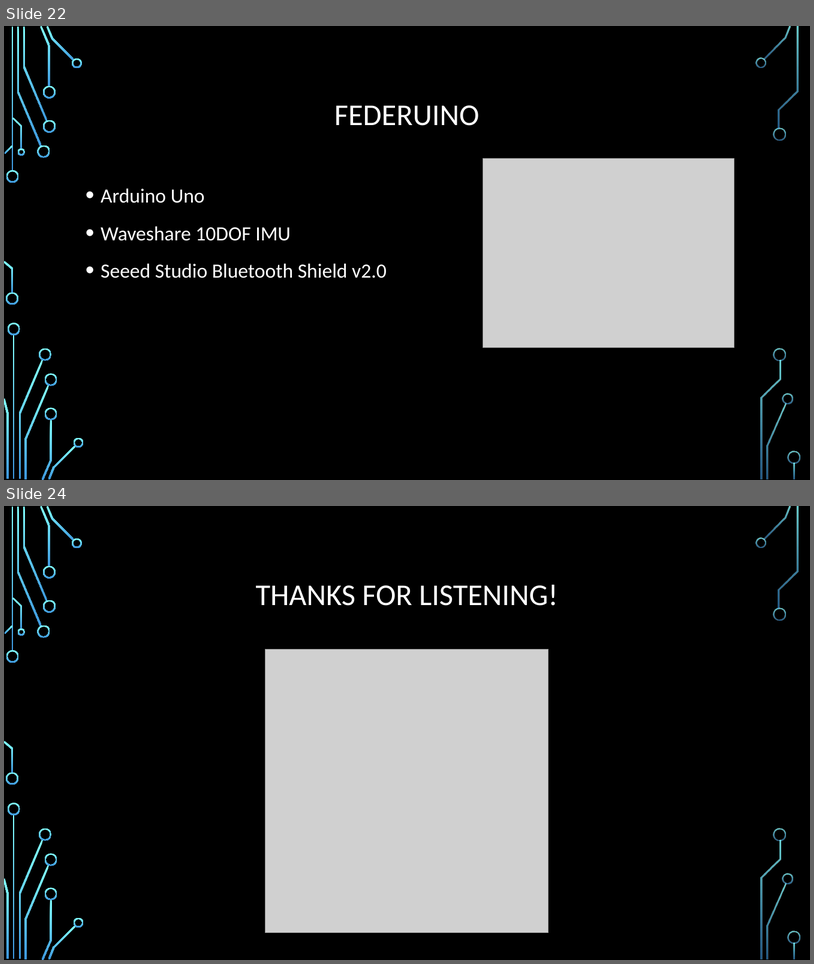
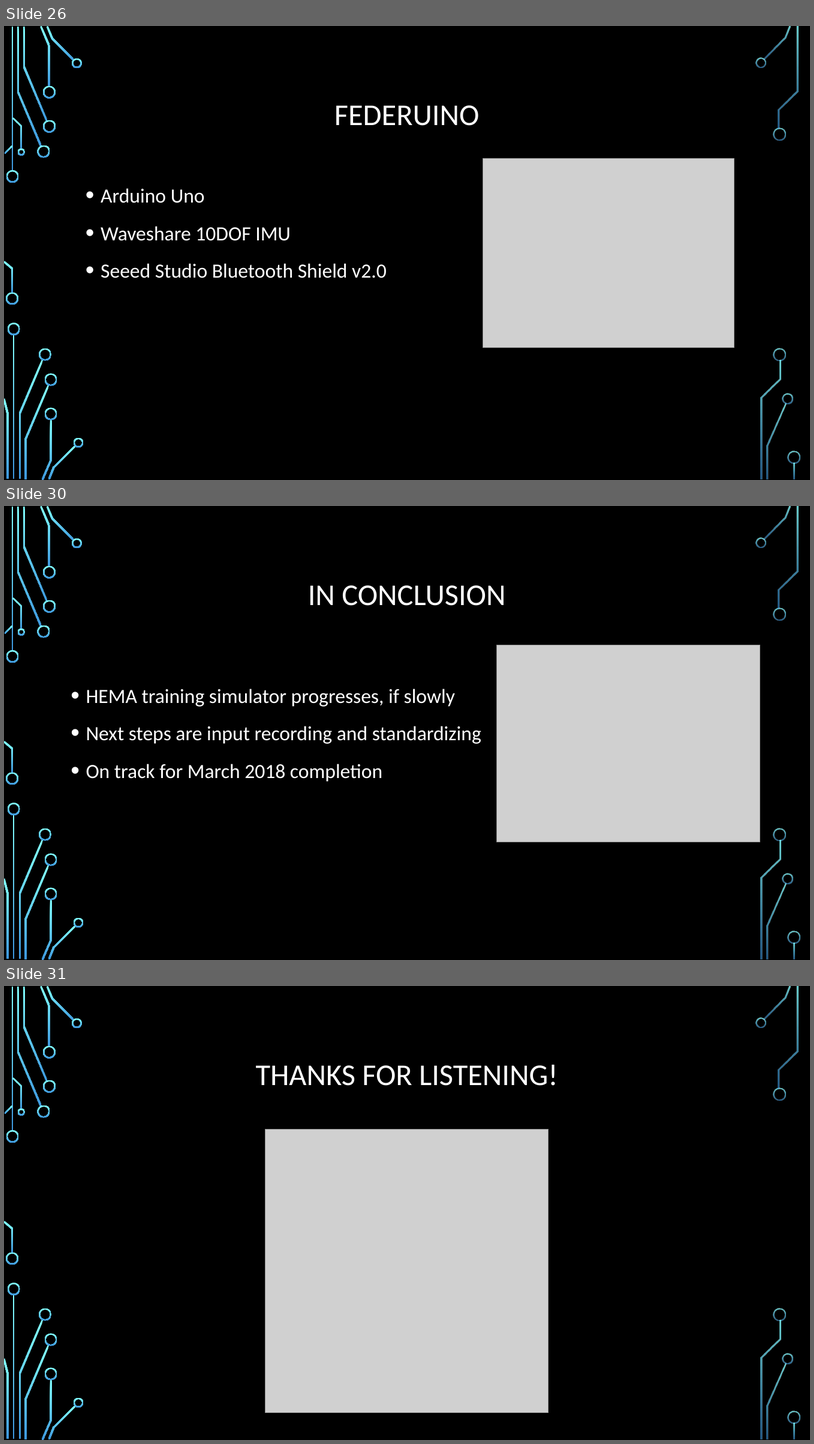
Before and after one commit to TechDevTom/HEMAUnityScripts, a slide deck: Documentation/Presentation.pptx. Shown one above the other, each under a label of ours: slides 22 and 24 before the commit, slides 26, 30 and 31 after it; the slides between them are not shown. The pictures are 814x964 and 814x1444 pixels, drawn with LibreOffice and Linux fonts; fonts in the diff are those of the drawing; grey boxes stand for pictures; background and template pictures are left out. Boxes give left, top, right and bottom in pixels: in the first picture for what was removed or moved away, otherwise in the second. Text is boxed around its words. In the diff, an @@ line names an element or a change of style, - is before the commit and + after.

```diff
--- a/Documentation/Presentation.pptx
+++ b/Documentation/Presentation.pptx
@@ slide 30 added at (4, 506, 810, 960), background picture (left out); not listed: 36 template elements that a slide beside it also shows @@
@@ title added at (308, 585, 506, 606), 36 pt, text #FFFFFF @@
+IN CONCLUSION
@@ picture added at (497, 645, 761, 842) @@
@@ text added at (86, 688, 482, 781), 24 pt, text #FFFFFF @@
+• HEMA training simulator progresses, if slowly
+• Next steps are input recording and standardizing
+• On track for March 2018 completion
@@ what was slide 22 is now slide 26 @@
@@ what was slide 24 is now slide 31 @@
```
Also in this commit, not shown: 2 slides changed, 7 other slides added, 1 slide removed.
